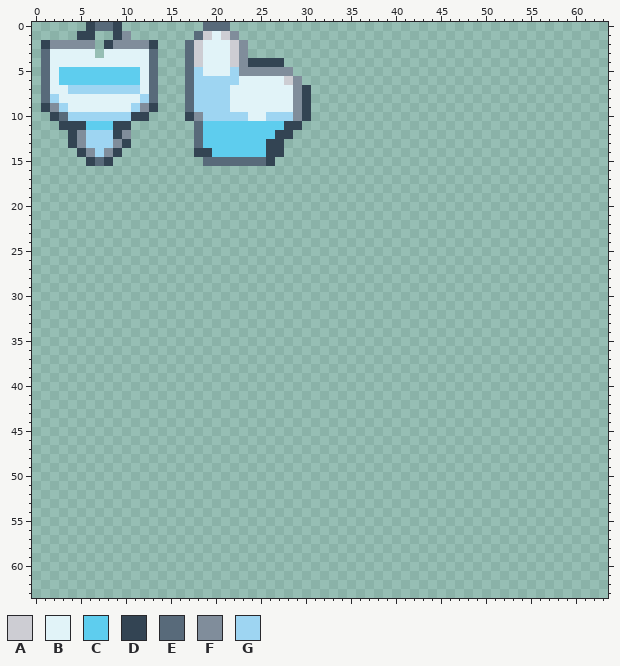
Pixel-art sprite: dist/assets/2d/relief.png. The picture above is the old version.
The file is 64x64 pixels. Pixels under 10% opacity are left out. Colours within 5 levels of each other are drawn and written as one.
Palette (. is transparent): A #cdcdd3  B #e1f3f8  C #5ecdee  D #334453  E #586a7a  F #808d9b  G #9ed5f2
Pixels before (only the part around the change), first column x 0:
 0 ......DEED.........EEE..........................................
 1 .....DD..DF.......EABAF.........................................
 2 .DFFFFF.DFFFFD...EABBBAF........................................
 3 .EBBBBB.BBBBBE...EABBBAF........................................
 4 .EBBBBBBBBBBBE...EABBBAFDDDD....................................
 5 .EBCCCCCCCCCBE...EGBBBGFFFFFF...................................
 6 .EBCCCCCCCCCBE...EGGGGGBBBBBAF..................................
 7 .EBBGGGGGGGGBE...EGGGGBBBBBBBFD.................................
 8 .EGBBBBBBBBBGE...EGGGGBBBBBBBFD.................................
 9 .DFGBBBBBBBGFD...EGGGGBBBBBBBFD.................................
10 ..DEGGGGGGGDD....DFGGGGGBBGGGFD.................................
11 ...DDDCCCDD.......ECCCCCCCCCDD..................................
12 ....DFGGGDF.......ECCCCCCCCDD...................................
13 ....DFGGGFD.......ECCCCCCCDD....................................
14 .....DFGFD........DDCCCCCCDD....................................
15 ......DED..........EEEEEEED.....................................
16 ................................................................
17 ................................................................
18 ................................................................
19 ................................................................
20 ................................................................
21 ................................................................
22 ................................................................
23 ................................................................
24 ................................................................
25 ................................................................
26 ................................................................
27 ................................................................
28 ................................................................
29 ................................................................
30 ................................................................
31 ................................................................
32 ................................................................
33 ................................................................
34 ................................................................
35 ................................................................
36 ................................................................
37 ................................................................
38 ................................................................
39 ................................................................
40 ................................................................
41 ................................................................
42 ................................................................
43 ................................................................
44 ................................................................
45 ................................................................
46 ................................................................
47 ................................................................
48 ................................................................
49 ................................................................
50 ................................................................
51 ................................................................
52 ................................................................
53 ................................................................
54 ................................................................
55 ................................................................
56 ................................................................
57 ................................................................
58 ................................................................
59 ................................................................
60 ................................................................
61 ................................................................
62 ................................................................
63 ................................................................
The same view after the edit:
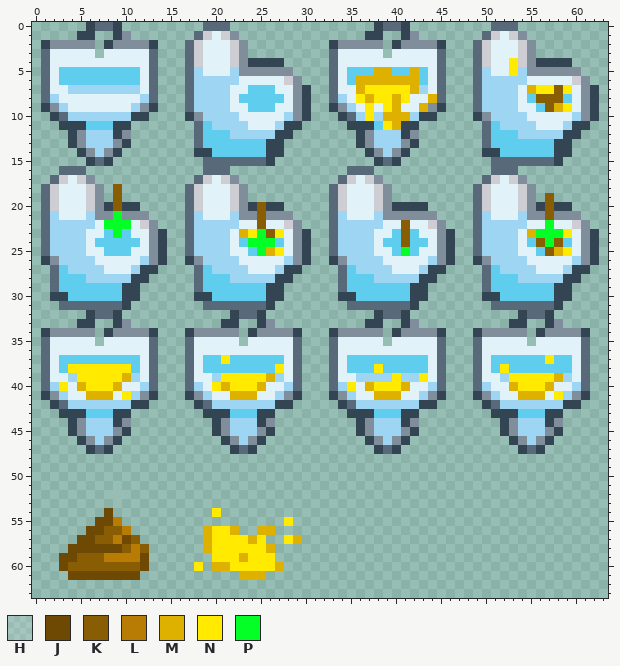
Colours new in this view: H #ffffff21  J #6d4903  K #895d04  L #b87c05  M #deb100  N #ffea00  P #04ff27
Changes in this commit:
y 0: x 38..41 .... -> DEED; x 51..53 ... -> EEE
y 1: x 37..38 .. -> DD; x 41..42 .. -> DF; x 50..54 ..... -> EABAF
y 2: x 33..38 ...... -> DFFFFF; x 40..45 ...... -> DFFFFD; x 49..55 ....... -> EABBBAF
y 3: x 33..38 ...... -> EBBBBB; x 40..45 ...... -> BBBBBE; x 49..55 ....... -> EABBBAF
y 4: x 33..45 ............. -> EBBBBBBBBBBBE; x 49..59 ........... -> EABBNAFDDDD
y 5: x 33..45 ............. -> EBCCCMMCCMCBE; x 49..60 ............ -> EGBBNGFFFFFF
y 6: x 33..45 ............. -> EBCMMMMMMMCBE; x 49..61 ............. -> EGGGGGBBBBBAF
y 7: x 24..26 BBB -> CCC; x 33..45 ............. -> EBBMNNNNNMGBE; x 49..62 .............. -> EGGGGBMNNKNBFD
y 8: x 23..27 BBBBB -> CCCCC; x 33..45 ............. -> EGBNMNNMNBBME; x 49..62 .............. -> EGGGGBCKKKCBFD
y 9: x 24..26 BBB -> CCC; x 33..45 ............. -> DFGBNBNMBBMFD; x 49..62 .............. -> EGGGGBBCKMNBFD
y 10: x 23 G -> B; x 26..27 GG -> BB; x 34..44 ........... -> DEGNGMMMGDD; x 49..62 .............. -> DFGGGGBBBBBGFD
y 11: x 20..27 CCCCCCCC -> GGGGBBBG; x 35..42 ........ -> DDDCNMDD; x 50..61 ............ -> ECGGGGBBBGDD
y 12: x 22..26 CCCCC -> GGGGG; x 36..42 ....... -> DFGGGDF; x 50..60 ........... -> ECCCGGGGGDD
y 13: x 36..42 ....... -> DFGGGFD; x 50..59 .......... -> ECCCCCCCDD
y 14: x 37..41 ..... -> DFGFD; x 50..59 .......... -> DDCCCCCCDD
y 15: x 38..40 ... -> DED; x 51..58 ........ -> EEEEEEED
y 16: x 3..5 ... -> EEE; x 19..21 ... -> EEE; x 35..37 ... -> EEE; x 51..53 ... -> EEE
y 17: x 2..6 ..... -> EABAF; x 18..22 ..... -> EABAF; x 34..38 ..... -> EABAF; x 50..54 ..... -> EABAF
y 18: x 1..7 ....... -> EABBBAF; x 9 . -> K; x 17..23 ....... -> EABBBAF; x 33..39 ....... -> EABBBAF; x 49..55 ....... -> EABBBAF
y 19: x 1..7 ....... -> EABBBAF; x 9 . -> K; x 17..23 ....... -> EABBBAF; x 33..39 ....... -> EABBBAF; x 49..55 ....... -> EABBBAF; x 57 . -> K
y 20: x 1..11 ........... -> EABBBAFDKDD; x 17..27 ........... -> EABBBAFDKDD; x 33..43 ........... -> EABBBAFDDDD; x 49..59 ........... -> EABBBAFDKDD
y 21: x 1..12 ............ -> EGBBBGFFPFFF; x 17..28 ............ -> EGBBBGFFKFFF; x 33..44 ............ -> EGBBBGFFFFFF; x 49..60 ............ -> EGBBBGFFKFFF
y 22: x 1..13 ............. -> EGGGGGBPPPBAF; x 17..29 ............. -> EGGGGGBBKBBAF; x 33..45 ............. -> EGGGGGBBKBBAF; x 49..61 ............. -> EGGGGGBBPBBAF
y 23: x 1..14 .............. -> EGGGGBBCPCBBFD; x 17..30 .............. -> EGGGGBMNPKNBFD; x 33..46 .............. -> EGGGGBBCKCBBFD; x 49..62 .............. -> EGGGGBMPPPNBFD
y 24: x 1..14 .............. -> EGGGGBCCCCCBFD; x 17..30 .............. -> EGGGGBCPPPCBFD; x 33..46 .............. -> EGGGGBCCKCCBFD; x 49..62 .............. -> EGGGGBCKPKCBFD
y 25: x 1..14 .............. -> EGGGGBBCCCBBFD; x 17..30 .............. -> EGGGGBBCPMNBFD; x 33..46 .............. -> EGGGGBBCPCBBFD; x 49..62 .............. -> EGGGGBBCKMNBFD
y 26: x 1..14 .............. -> DFGGGGBBBBBGFD; x 17..30 .............. -> DFGGGGBBBBBGFD; x 33..46 .............. -> DFGGGGBBBBBGFD; x 49..62 .............. -> DFGGGGBBBBBGFD
y 27: x 2..13 ............ -> ECGGGGBBBGDD; x 18..29 ............ -> ECGGGGBBBGDD; x 34..45 ............ -> ECGGGGBBBGDD; x 50..61 ............ -> ECGGGGBBBGDD
y 28: x 2..12 ........... -> ECCCGGGGGDD; x 18..28 ........... -> ECCCGGGGGDD; x 34..44 ........... -> ECCCGGGGGDD; x 50..60 ........... -> ECCCGGGGGDD
y 29: x 2..11 .......... -> ECCCCCCCDD; x 18..27 .......... -> ECCCCCCCDD; x 34..43 .......... -> ECCCCCCCDD; x 50..59 .......... -> ECCCCCCCDD
y 30: x 2..11 .......... -> DDCCCCCCDD; x 18..27 .......... -> DDCCCCCCDD; x 34..43 .......... -> DDCCCCCCDD; x 50..59 .......... -> DDCCCCCCDD
y 31: x 3..10 ........ -> EEEEEEED; x 19..26 ........ -> EEEEEEED; x 35..42 ........ -> EEEEEEED; x 51..58 ........ -> EEEEEEED
y 32: x 6..9 .... -> DEED; x 22..25 .... -> DEED; x 38..41 .... -> DEED; x 54..57 .... -> DEED
y 33: x 5..6 .. -> DD; x 9..10 .. -> DF; x 21..22 .. -> DD; x 25..26 .. -> DF; x 37..38 .. -> DD; x 41..42 .. -> DF; x 53..54 .. -> DD; x 57..58 .. -> DF
y 34: x 1..6 ...... -> DFFFFF; x 8..13 ...... -> DFFFFD; x 17..22 ...... -> DFFFFF; x 24..29 ...... -> DFFFFD; x 33..38 ...... -> DFFFFF; x 40..45 ...... -> DFFFFD; x 49..54 ...... -> DFFFFF; x 56..61 ...... -> DFFFFD
y 35: x 1..6 ...... -> EBBBBB; x 8..13 ...... -> BBBBBE; x 17..22 ...... -> EBBBBB; x 24..29 ...... -> BBBBBE; x 33..38 ...... -> EBBBBB; x 40..45 ...... -> BBBBBE; x 49..54 ...... -> EBBBBB; x 56..61 ...... -> BBBBBE
y 36: x 1..13 ............. -> EBBBBBBBBBBBE; x 17..29 ............. -> EBBBBBBBBBBBE; x 33..45 ............. -> EBBBBBBBBBBBE; x 49..61 ............. -> EBBBBBBBBBBBE
y 37: x 1..13 ............. -> EBCCCCCCCCCBE; x 17..29 ............. -> EBCCNCCCCCCBE; x 33..45 ............. -> EBCCCCCCCCCBE; x 49..61 ............. -> EBCCCCCCNCCBE
y 38: x 1..13 ............. -> EBCNNNNNNNCBE; x 17..29 ............. -> EBCCCCCCCCNBE; x 33..45 ............. -> EBCCCNCCCCCBE; x 49..61 ............. -> EBCNCCCCCCCBE
y 39: x 1..13 ............. -> EBBGNNNNNMGBE; x 17..29 ............. -> EBBGNNNNNMGBE; x 33..45 ............. -> EBBGGGGNGGNBE; x 49..61 ............. -> EBBGNNNNNMGBE
y 40: x 1..13 ............. -> EGNBMNNNMBBGE; x 17..29 ............. -> EGBNMNNNMBBGE; x 33..45 ............. -> EGNBMNNNMBBGE; x 49..61 ............. -> EGBBMNNNMBBGE
y 41: x 1..13 ............. -> DFGBBMMMBNGFD; x 17..29 ............. -> DFGBBMMMBBGFD; x 33..45 ............. -> DFGBBMMMBBGFD; x 49..61 ............. -> DFGBBMMMBNGFD
y 42: x 2..12 ........... -> DEGGGGGGGDD; x 18..28 ........... -> DEGGGGGGGDD; x 34..44 ........... -> DEGGGGGGGDD; x 50..60 ........... -> DEGGGGGGGDD
y 43: x 3..10 ........ -> DDDCCCDD; x 19..26 ........ -> DDDCCCDD; x 35..42 ........ -> DDDCCCDD; x 51..58 ........ -> DDDCCCDD
y 44: x 4..10 ....... -> DFGGGDF; x 20..26 ....... -> DFGGGDF; x 36..42 ....... -> DFGGGDF; x 52..58 ....... -> DFGGGDF
y 45: x 4..10 ....... -> DFGGGFD; x 20..26 ....... -> DFGGGFD; x 36..42 ....... -> DFGGGFD; x 52..58 ....... -> DFGGGFD
y 46: x 5..9 ..... -> DFGFD; x 21..25 ..... -> DFGFD; x 37..41 ..... -> DFGFD; x 53..57 ..... -> DFGFD
y 47: x 6..8 ... -> DED; x 22..24 ... -> DED; x 38..40 ... -> DED; x 54..56 ... -> DED
y 52: x 9 . -> H
y 54: x 8 . -> J; x 20 . -> N
y 55: x 7..9 ... -> JJL; x 28 . -> N
y 56: x 6..10 ..... -> JJKKL; x 19..22 .... -> MNNM; x 25..26 .. -> MM
y 57: x 5..11 ....... -> JJKKLJK; x 19..25 ....... -> MNNNNMN; x 28..29 .. -> NM
y 58: x 4..12 ......... -> JJJJJJKLK; x 19..26 ........ -> MNNNNNNM
y 59: x 3..12 .......... -> JJKKKLLLLJ; x 20..26 ....... -> NNNMNNN
y 60: x 3..12 .......... -> JKKKKKKKKJ; x 18 . -> N; x 20..27 ........ -> MMNNNNNM
y 61: x 4..11 ........ -> JJJJJJJJ; x 23..25 ... -> MMM
